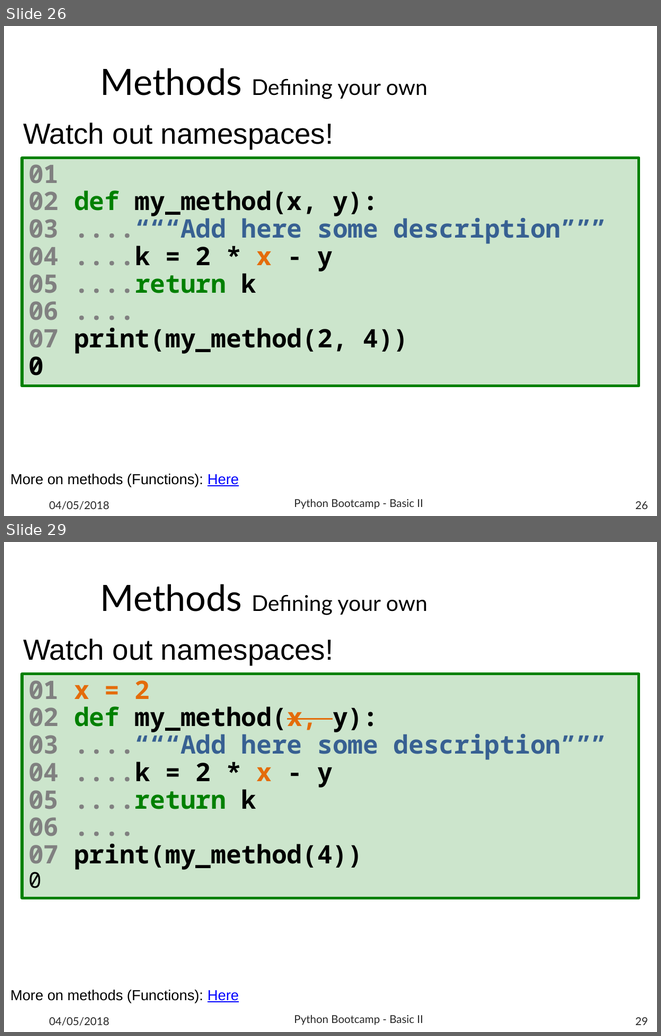
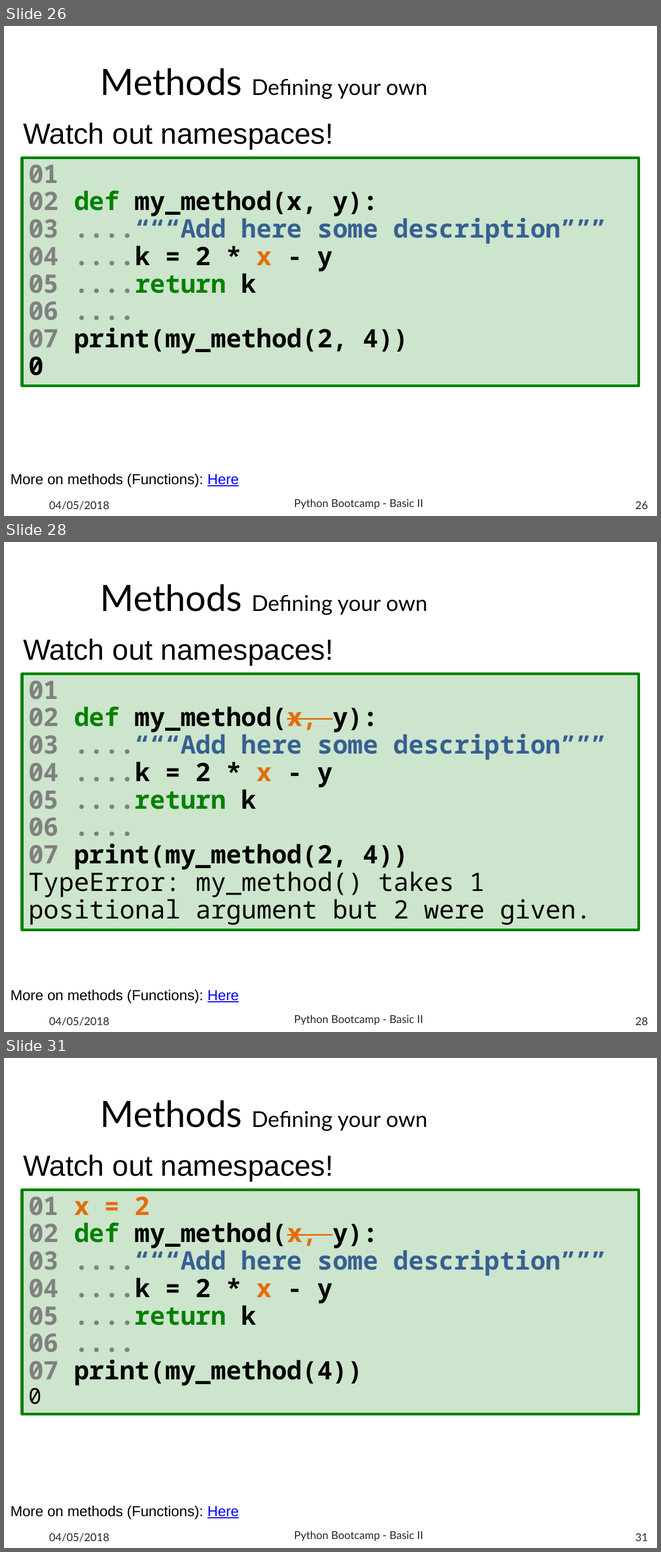
Before and after one commit to b1quint/Python-Tutorial-Series, a slide deck: Presentations/Python Tutorial Series - Basics II.pptx. Shown one above the other, each under a label of ours: slides 26 and 29 before the commit, slides 26, 28 and 31 after it; the slides between them are not shown. The pictures are 661x1036 and 661x1552 pixels, drawn with LibreOffice and Linux fonts; fonts in the diff are those of the drawing; background and template pictures are left out. Boxes give left, top, right and bottom in pixels: in the first picture for what was removed or moved away, otherwise in the second. Text is boxed around its words. In the diff, an @@ line names an element or a change of style, - is before the commit and + after.

Commit message:
Minor changes at Basics II

```diff
--- a/Presentations/Python Tutorial Series - Basics II.pptx
+++ b/Presentations/Python Tutorial Series - Basics II.pptx
@@ slide 28 added at [4, 542, 657, 1032], background #FFFFFF @@
@@ title added at [100, 584, 427, 615], 24 pt, text #000000 @@
+Methods Defining your own
@@ text added at [23, 638, 334, 664], 32 pt, text #000000 @@
+Watch out namespaces!
@@ rectangle added at [22, 674, 639, 930], fill #008000 at 20% opacity, outline #008000 3 pt, 28 pt, text #000000, bold @@
+01
+02 def my_method(x, y):
+03 ....“““Add here some description”””
+04 ....k = 2 * x - y
+05 ....return k
+06 ....
+07 print(my_method(2, 4))
+TypeError: my_method() takes 1 positional argument but 2 were given.
@@ text added at [10, 989, 239, 1003], 16 pt, text #000000 @@
+More on methods (Functions): Here
@@ text added at [49, 1017, 109, 1025], 12 pt, text #262626 @@
+04/05/2018
@@ text added at [294, 1015, 423, 1025], 12 pt, text #262626 @@
+Python Bootcamp - Basic II
@@ page number added at [635, 1017, 648, 1025], 12 pt, text #262626 @@
+28
@@ what was slide 29 is now slide 31 @@
@@ page number at [635, 1533, 648, 1541]: text changed @@
-29
+31
```
Also in this commit, not shown: 7 slides changed, 2 other slides added, 1 other file.
